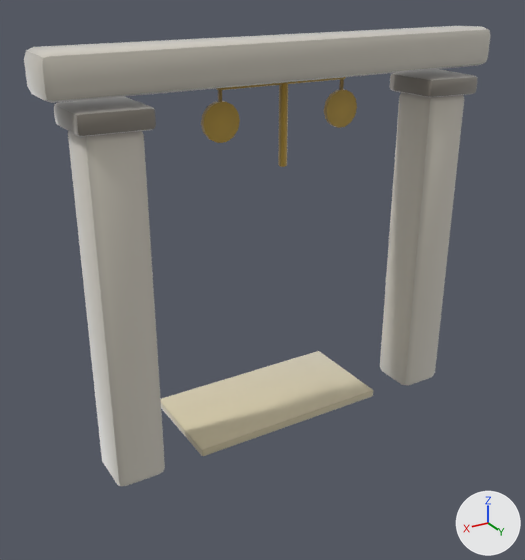
Two versions of the glTF model assets/models/gates/fa8e4ed7.glb, one commit apart.
Before and after are seen from a 50 mm lens placed at (4.02, 6.19, 4.95), pointed at (0.13, -0.29, 1.71). Arrows for +X, +Y and +Z are at lower right; the lights stay in place. The older version comes first. Vertices at exactly the same position are counted once.

In view in the first picture: 'gate_fa8e4ed7'.
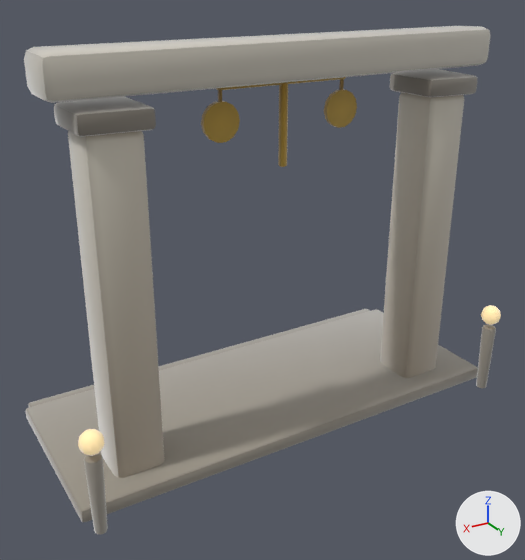
Boxes (x1, y1, x2, y2) around the edits, measured in the pictures (525 x 560 px):
'gate_fa8e4ed7', reshaped (11% taller): before (24, 26, 490, 486); after (24, 26, 501, 535)
part 1 of me_gate_fa8e4ed7, added: after (25, 309, 478, 522)
part 2 of me_gate_fa8e4ed7, added: after (481, 305, 501, 325)
part 3 of me_gate_fa8e4ed7, added (beige): after (78, 429, 104, 456)
part 4 of me_gate_fa8e4ed7, added: after (476, 324, 496, 388)
part 5 of me_gate_fa8e4ed7, added: after (84, 453, 108, 535)
part 6 of me_gate_fa8e4ed7, added (mostly hidden): after (28, 309, 370, 407)
part 7 of me_gate_fa8e4ed7, recoloured: before (89, 189, 451, 486); after (89, 189, 451, 478)

Diff of the bpy script that builds the scene:
```diff
--- a/assets/models/gates/fa8e4ed7.glb.py
+++ b/assets/models/gates/fa8e4ed7.glb.py
@@ mat_clay__b9b2a2_0_93 @@
+mat_clay__b9b2a2_0_93 = bpy.data.materials.new('clay_#B9B2A2_0.93_-')
+# nodes: BsdfPrincipled, Mix, OutputMaterial, VertexColor
+# colours: grey #b9b2a2, mixed with the vertex colours
@@ mat_clay__9e978a_0_93 @@
+mat_clay__9e978a_0_93 = bpy.data.materials.new('clay_#9E978A_0.93_-')
+# nodes: BsdfPrincipled, Mix, OutputMaterial, VertexColor
+# colours: grey #9e978a, mixed with the vertex colours
@@ mat_clay__ffe2a8_0_95__ffe2a8 @@
+mat_clay__ffe2a8_0_95__ffe2a8 = bpy.data.materials.new('clay_#FFE2A8_0.95_#FFE2A8')
+# nodes: BsdfPrincipled, Mix, OutputMaterial, VertexColor
+# colours: beige #bca67a, beige #ffe2a8, mixed with the vertex colours
@@ me_gate_fa8e4ed7 @@
 # used by ob_gate_fa8e4ed7; location = (0.0, 0.0, 0.0)
-me_gate_fa8e4ed7.from_pydata(...)  # 634 vertices, 1216 faces; spans x -2.49..2.49, y -1.0..0.36, z 0.0..4.35
+me_gate_fa8e4ed7.from_pydata(...)  # 1134 vertices, 2188 faces; spans x -2.67..2.66, y -1.71..0.84, z 0.0..4.35
+# me_gate_fa8e4ed7 part 1: the loose piece of 56 vertices spanning x -1.2..1.2, y -1.0..0.2, z 0.0..0.1 is copied, and the copy is scaled about its middle by (2.23, 1.75, 1.58), then moved by (0.0, -0.1, 0.03), in mat_clay__9e978a_0_93; it spans x -2.67..2.66, y -1.55..0.55, z 0.0..0.16
+# me_gate_fa8e4ed7 part 2: the loose piece of 52 vertices spanning x -0.1..0.1, y -0.2..0.0, z 3.93..4.13 is copied, and the copy is scaled about its middle by (1.21, 1.19, 1.2), then moved by (-2.53, 0.82, -3.01), in mat_clay__ffe2a8_0_95__ffe2a8; it spans x -2.65..-2.41, y 0.61..0.84, z 0.9..1.14
+# me_gate_fa8e4ed7 part 3: the loose piece of 52 vertices spanning x -0.1..0.1, y -0.2..0.0, z 3.93..4.13 is copied, and the copy is scaled about its middle by (1.22, 1.2, 1.2), then moved by (2.53, 0.82, -3.01), in mat_clay__ffe2a8_0_95__ffe2a8; it spans x 2.41..2.66, y 0.61..0.83, z 0.9..1.14
+# me_gate_fa8e4ed7 part 4: a new loose piece of 114 vertices spanning x -2.62..-2.45, y 0.64..0.81, z 0.0..0.86, in mat_clay__9e978a_0_93
+# me_gate_fa8e4ed7 part 5: a new loose piece of 114 vertices spanning x 2.45..2.62, y 0.64..0.8, z 0.0..0.86, in mat_clay__9e978a_0_93
+# me_gate_fa8e4ed7 part 6: a new loose piece of 56 vertices spanning x -2.59..2.59, y -1.71..-1.37, z 0.0..0.12, in mat_clay__9e978a_0_93
+# me_gate_fa8e4ed7 part 7: 1194 kept faces spanning x -2.49..2.49, y -1.0..0.36, z 0.0..4.32 get new vertex colours; the middle colour goes from light grey #dcdcde to light grey #cdc7c2
+# other edits to the shape of me_gate_fa8e4ed7 do not show in these pictures
 me_gate_fa8e4ed7.materials.append(mat_clay__e4decf_0_93)
@@ me_gate_fa8e4ed7 @@
 me_gate_fa8e4ed7.materials.append(mat_clay__d8cca8_0_93)
+me_gate_fa8e4ed7.materials.append(mat_clay__9e978a_0_93)
+me_gate_fa8e4ed7.materials.append(mat_clay__b9b2a2_0_93)
+me_gate_fa8e4ed7.materials.append(mat_clay__ffe2a8_0_95__ffe2a8)
```
